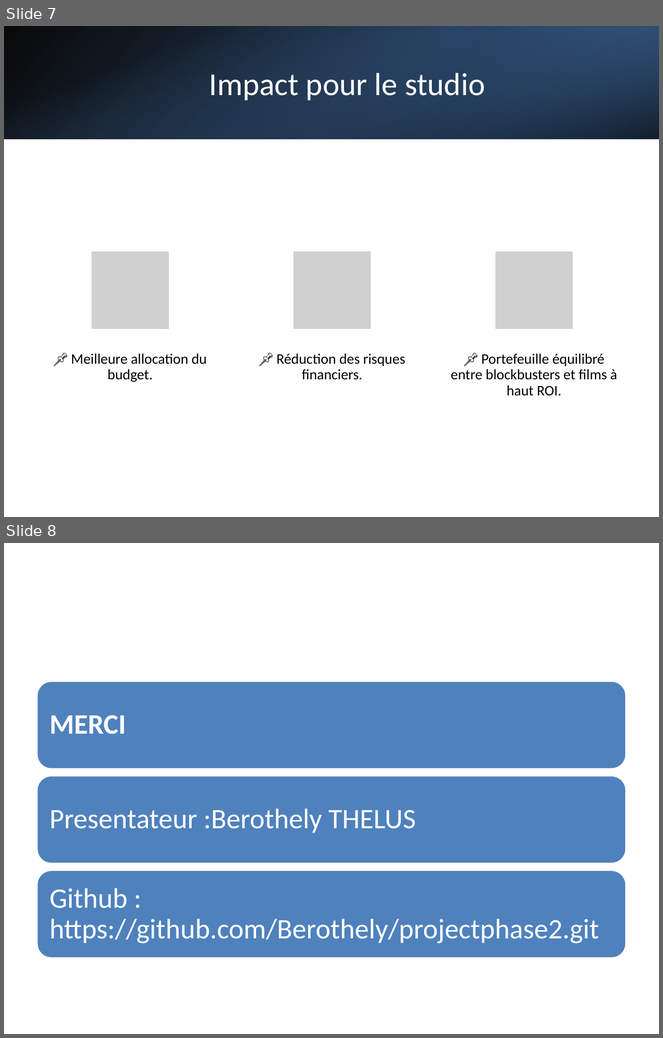
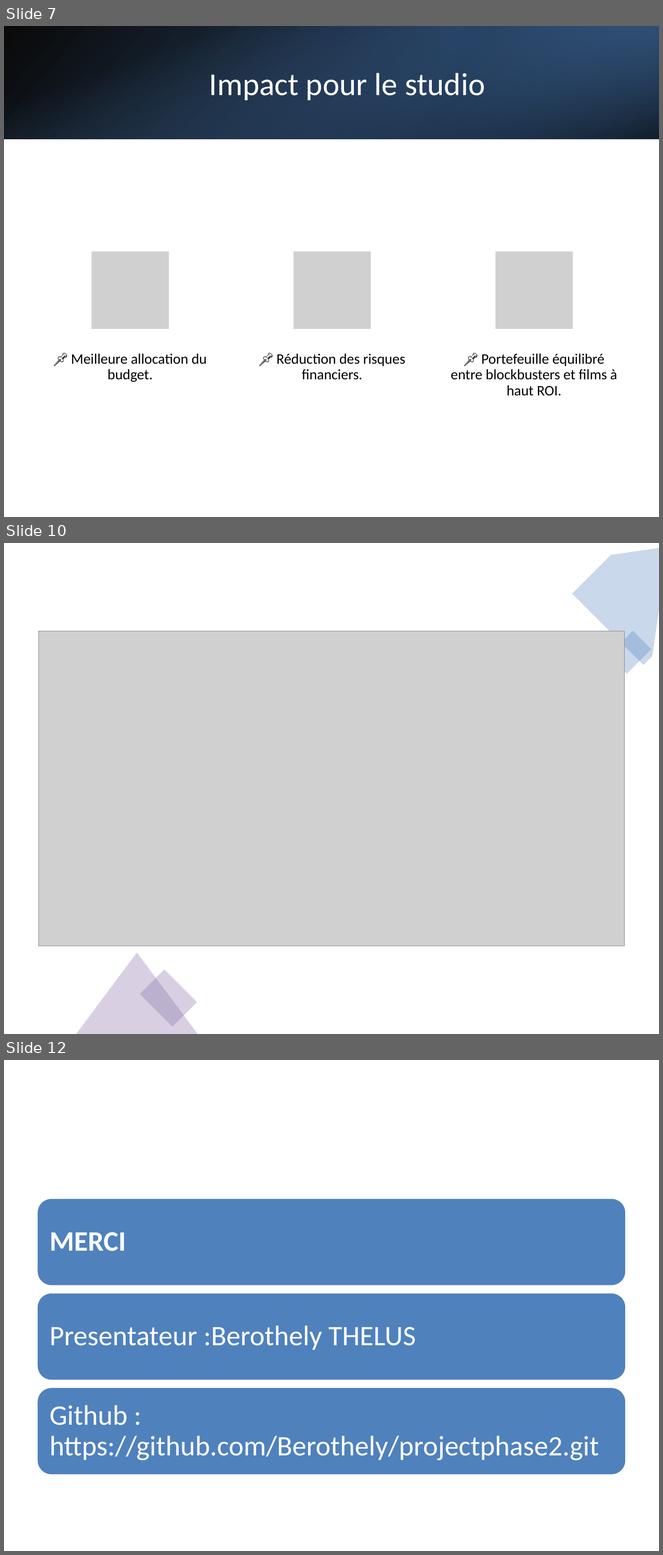
Before and after one commit to Berothely/projectphase2, a slide deck: non-technical_presentation.pptx. Shown one above the other, each under a label of ours: slides 7 and 8 before the commit, slides 7, 10 and 12 after it; the slides between them are not shown. The pictures are 663x1038 and 663x1555 pixels, drawn with LibreOffice and Linux fonts; fonts in the diff are those of the drawing; grey boxes stand for pictures. Boxes give left, top, right and bottom in pixels: in the first picture for what was removed or moved away, otherwise in the second. Text is boxed around its words. In the diff, an @@ line names an element or a change of style, - is before the commit and + after.

```diff
--- a/non-technical_presentation.pptx
+++ b/non-technical_presentation.pptx
@@ slide 10 added at <box>4,543,659,1034</box>, background #FFFFFF @@
@@ freeform shape added at <box>572,543,659,665</box>, fill #4F81BD at 30% opacity @@
@@ picture added at <box>39,631,624,947</box> @@
@@ rectangle added at <box>609,631,651,674</box>, fill #4F81BD at 30% opacity @@
@@ triangle added at <box>76,953,198,1034</box>, fill #8064A2 at 30% opacity @@
@@ rectangle added at <box>140,970,197,1028</box>, fill #8064A2 at 30% opacity @@
@@ what was slide 8 is now slide 12 @@
```
Also in this commit, not shown: 3 other slides added.
